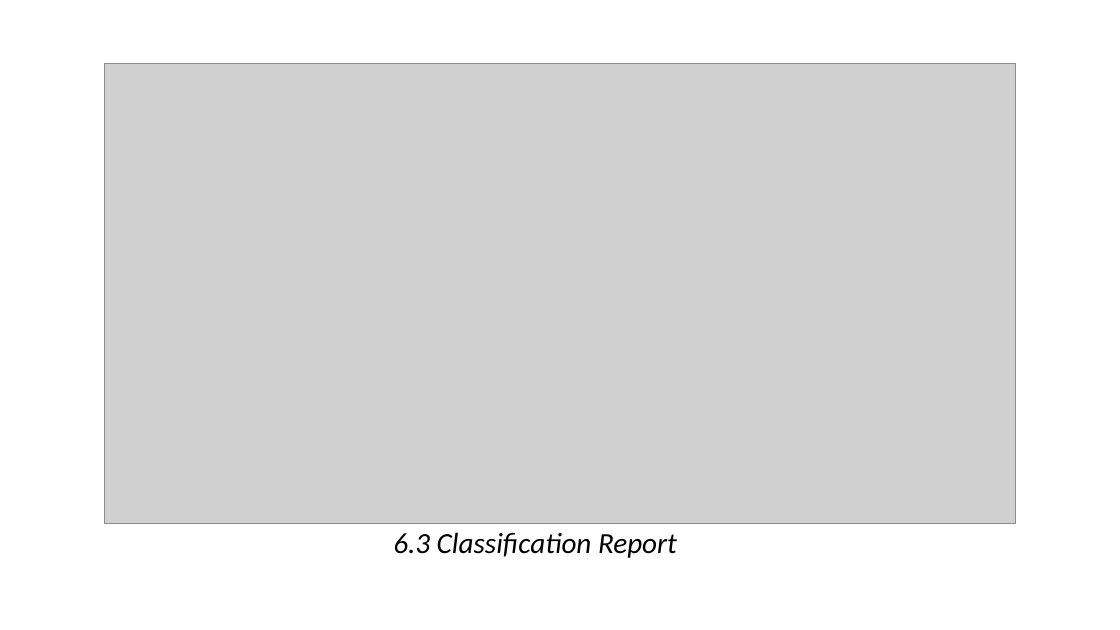
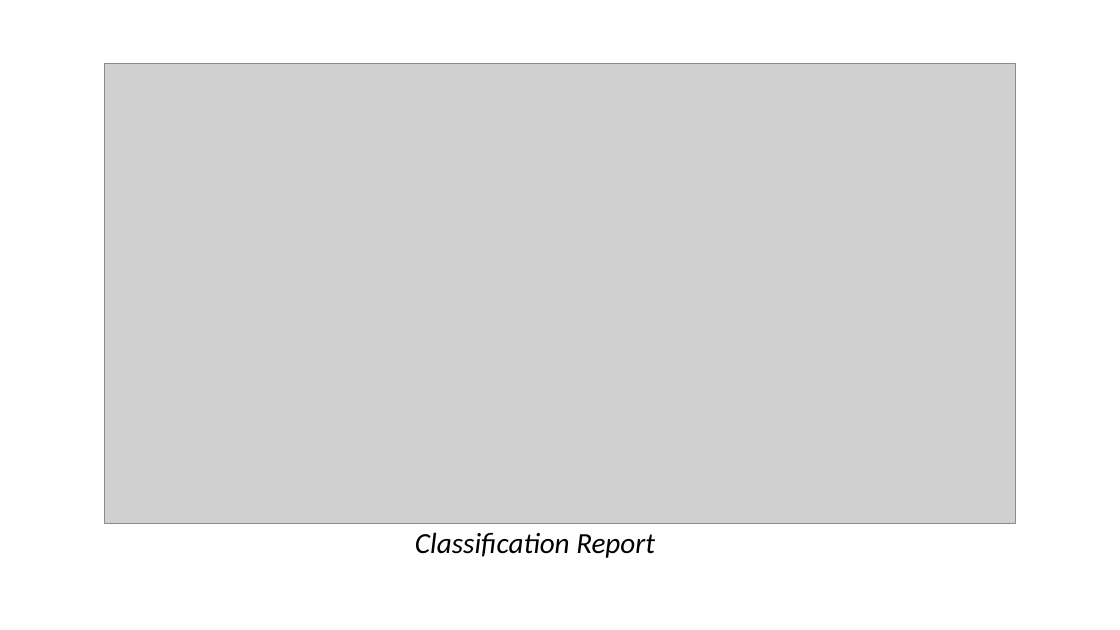
Before and after one commit to nghng/Emotion-Classification, a slide deck: slide 37 of Speech Emotion Recognition.pptx. Drawn at 1120x630 pixels with LibreOffice and Linux fonts; fonts in the diff are those of the drawing; grey boxes stand for pictures; background and template pictures are left out. Boxes give left, top, right and bottom in pixels: in the first picture for what was removed or moved away, otherwise in the second. Text is boxed around its words. In the diff, an @@ line names an element or a change of style, - is before the commit and + after.

```diff
--- a/Speech Emotion Recognition.pptx
+++ b/Speech Emotion Recognition.pptx
@@ title at (415, 532, 655, 558): text changed @@
-6.3 Classification Report
+Classification Report
```
Also in this commit, not shown: 3 other slides changed, 6 slides added, 5 other files.
